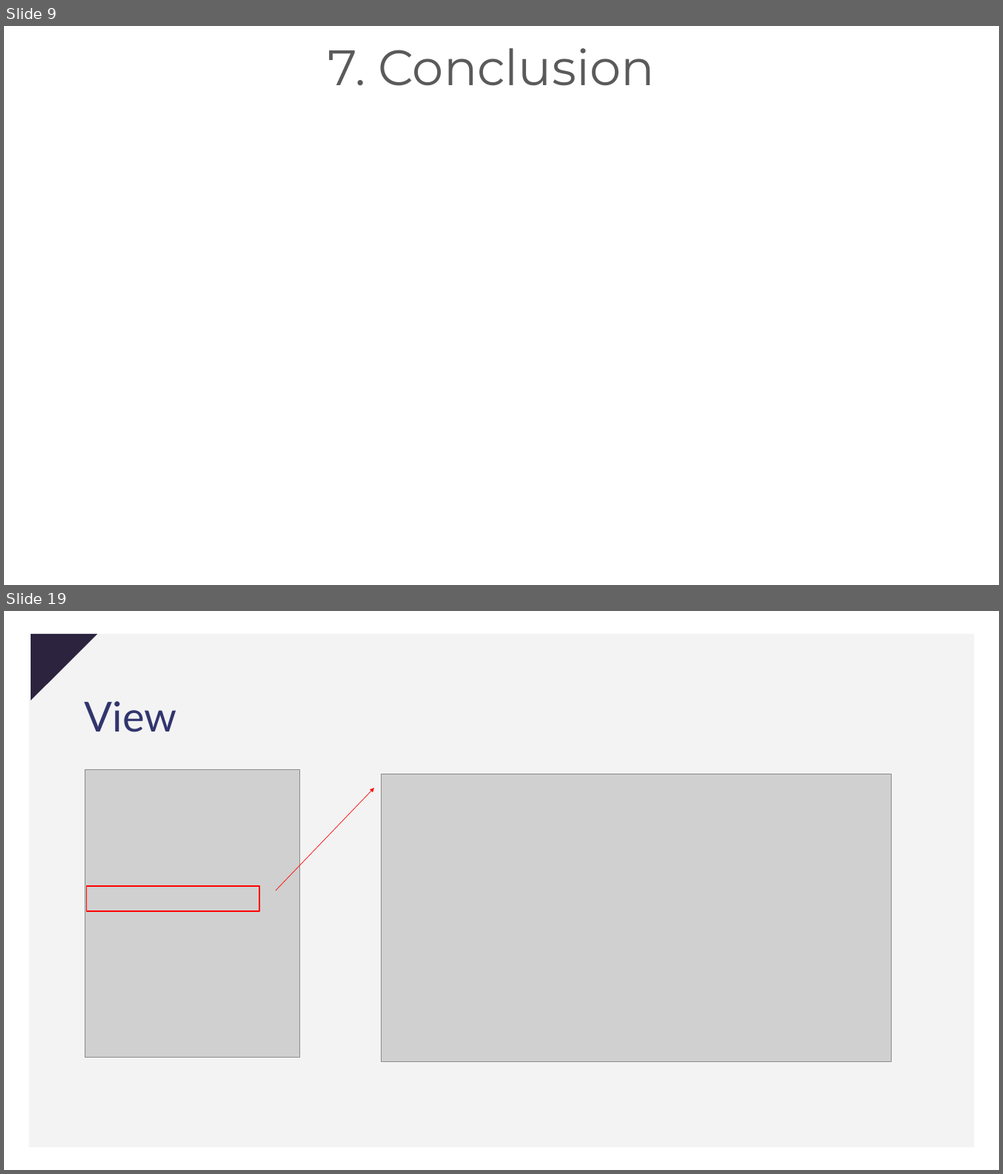
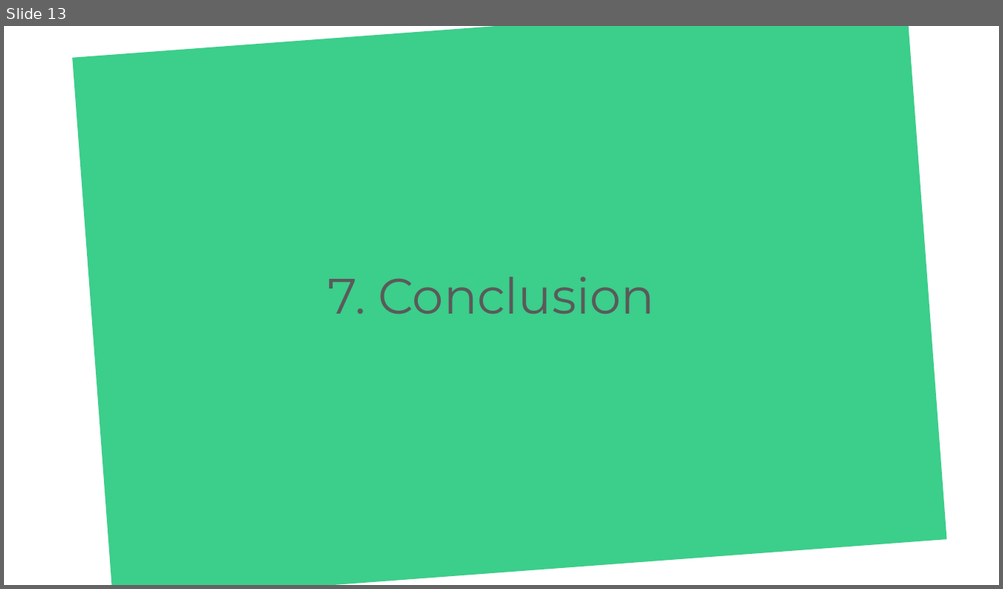
Before and after one commit to Kikuichimonji/Colorfull-CRM, a slide deck: ressources/colorfullcrm.pptx. Shown one above the other, each under a label of ours: slides 9 and 19 before the commit, slide 13 after it; the slides between them are not shown. The pictures are 1003x1174 and 1003x589 pixels, drawn with LibreOffice and Linux fonts; fonts in the diff are those of the drawing; grey boxes stand for pictures. Boxes give left, top, right and bottom in pixels: in the first picture for what was removed or moved away, otherwise in the second. Text is boxed around its words. In the diff, an @@ line names an element or a change of style, - is before the commit and + after.

```diff
--- a/ressources/colorfullcrm.pptx
+++ b/ressources/colorfullcrm.pptx
@@ slide 19 removed at [4,611,999,1170], background #FFFFFF @@
@@ rectangle removed at [29,634,973,1147] @@
@@ freeform shape removed at [31,634,97,701] @@
@@ text removed at [85,701,177,732] @@
-View
@@ picture removed at [85,769,299,1057] @@
@@ arrow removed from (276, 891) to (374, 788) @@
@@ picture removed at [381,774,891,1062] @@
@@ rectangle removed at [87,886,259,911] @@
@@ what was slide 9 is now slide 13 @@
@@ slide 13 changed as well @@
@@ rectangle added at [72,26,947,585], fill #3CCE8B @@
@@ text "Conclusion": place and size @@
-text "Conclusion" at [378,48,654,86]
+text "Conclusion" at [378,277,654,315]
```
Also in this commit, not shown: 6 other slides changed, 6 slides added, 14 other slides removed, 6 other files.
